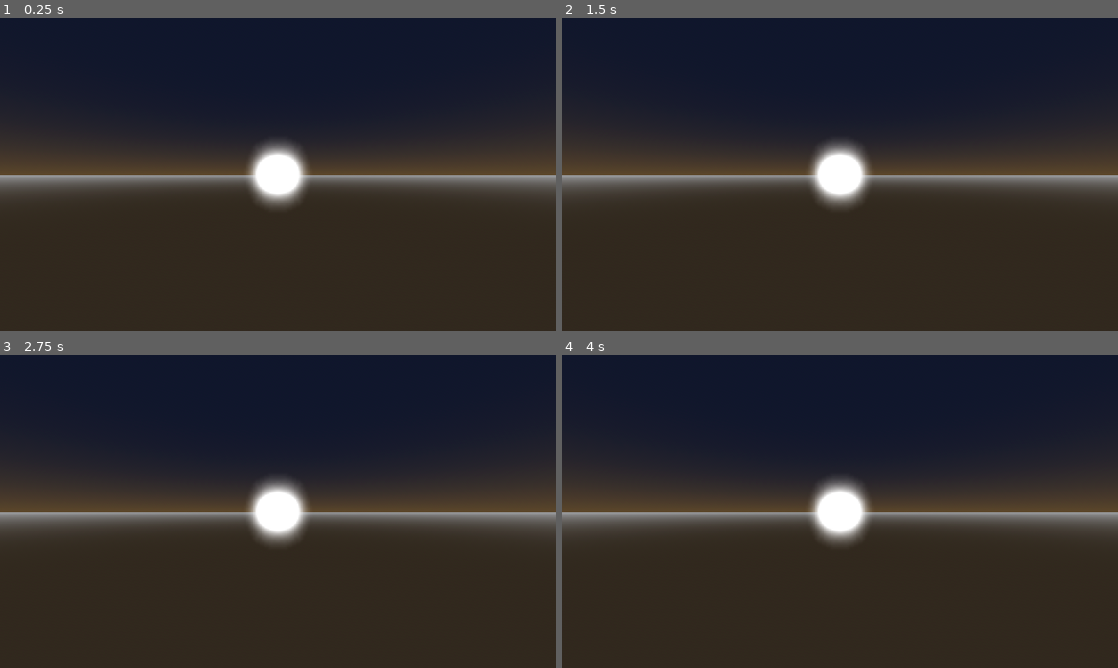
Above: before the commit, frames 1-4 (two rows, left to right).
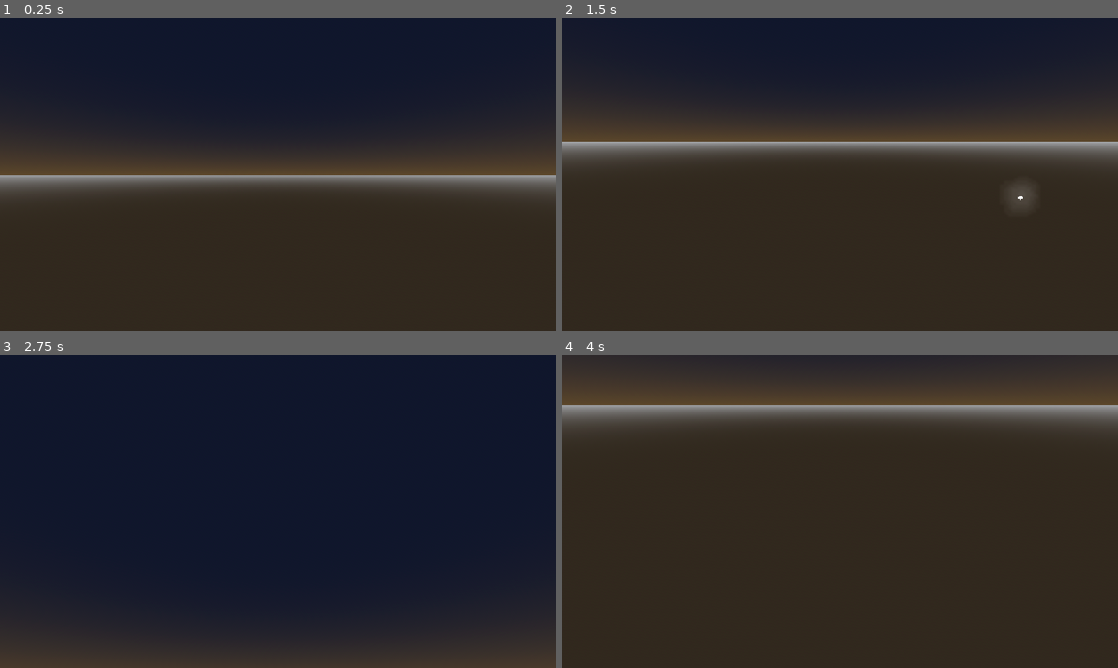
Above: after the commit, the same moments.

Repository: slewid/wc-nova
Game: Godot game, scene res://Scenes/World.tscn
The game is run twice, just before and just after one commit, with the same random seed, the same clock (stepped at 60 frames per second) and the same inputs.
Inputs (mouse positions are in pixels of both pictures, inside the frame that each line leads up to):
- Up to frame 1 (0.25 s): no input
- Up to frame 2 (1.5 s): tap Enter at 0.5 s; move the mouse to (962, 158) at 0.52 s; hold D (right) 0.53-1.28 s; hold Shift (boost) 0.53-1.28 s; tap Space (up) at 1.25 s; move the mouse to (728, 190) at 1.27 s; hold S (back) from 1.28 s (still down); tap Shift (boost) at 1.35 s
- Up to frame 3 (2.75 s): move the mouse to (333, 442) at 2.02 s; release S (back) at 2.03 s; hold D (right) from 2.03 s (still down); hold Shift (boost) from 2.03 s (still down)
- Up to frame 4 (4 s): tap Enter at 2.75 s; move the mouse to (812, 574) at 2.77 s; release D (right) at 2.78 s; release Shift (boost) at 2.78 s; hold W (forward) 2.78-3.53 s; tap Shift (boost) at 2.85 s; tap Space (up) at 3.5 s; move the mouse to (1006, 558) at 3.52 s; hold A (left) from 3.53 s (still down); hold Shift (boost) from 3.53 s (still down)

The runs differ from the first frame. In frame 1, 1.8% of the frame differs, in the area x 44-56%, y 39-61%; in frame 2, 20%; in frame 3, 40%, in the area x 0-100%, y 33-83%; in frame 4, 39%.

Commit message:
added player to world

Diff:
--- a/Scenes/World.tscn
+++ b/Scenes/World.tscn
@@ -4,6 +4,7 @@
 [ext_resource type="Environment" uid="uid://c1apg073hpjxw" path="res://Scenes/environment.tres" id="2_gjpho"]
 [ext_resource type="Script" uid="uid://b4pcgr8dthd0o" path="res://Scripts/particle_manager.gd" id="2_j0p05"]
 [ext_resource type="PackedScene" uid="uid://c02cu2hvsds58" path="res://Scenes/particle.tscn" id="3_5nsto"]
+[ext_resource type="PackedScene" uid="uid://dovl8ljmjting" path="res://Scenes/player.tscn" id="5_p70al"]
 
 [node name="World" type="Node3D" unique_id=1314160547 node_paths=PackedStringArray("environment", "particle_manager")]
 script = ExtResource("1_5cjrv")
@@ -13,11 +14,10 @@
 [node name="WorldEnvironment" type="WorldEnvironment" parent="." unique_id=1394004437]
 environment = ExtResource("2_gjpho")
 
-[node name="Camera3D" type="Camera3D" parent="." unique_id=597947888]
-transform = Transform3D(1, 0, 0, 0, 1, 0, 0, 0, 1, 0, 0, 3.1232972)
-
 [node name="ParticleManager" type="Node3D" parent="." unique_id=254565046]
 script = ExtResource("2_j0p05")
 metadata/_custom_type_script = "uid://b4pcgr8dthd0o"
 
 [node name="Particle" parent="ParticleManager" unique_id=305431425 instance=ExtResource("3_5nsto")]
+
+[node name="CharacterBody3D" parent="." unique_id=334466508 instance=ExtResource("5_p70al")]
